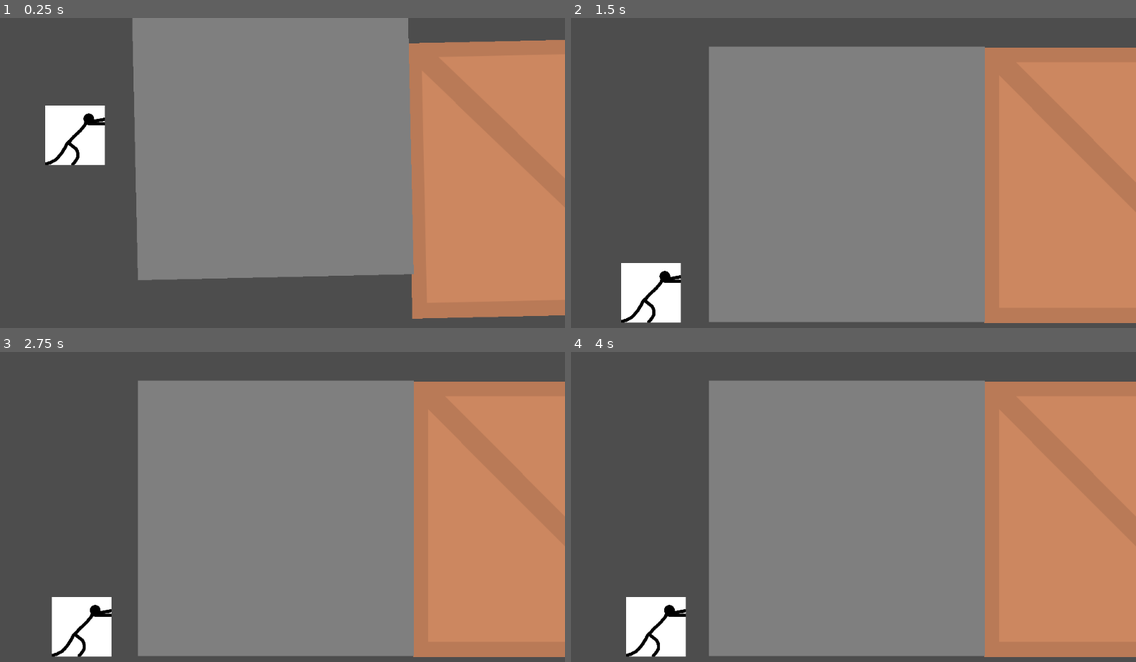
Above: before the commit, frames 1-4 (two rows, left to right).
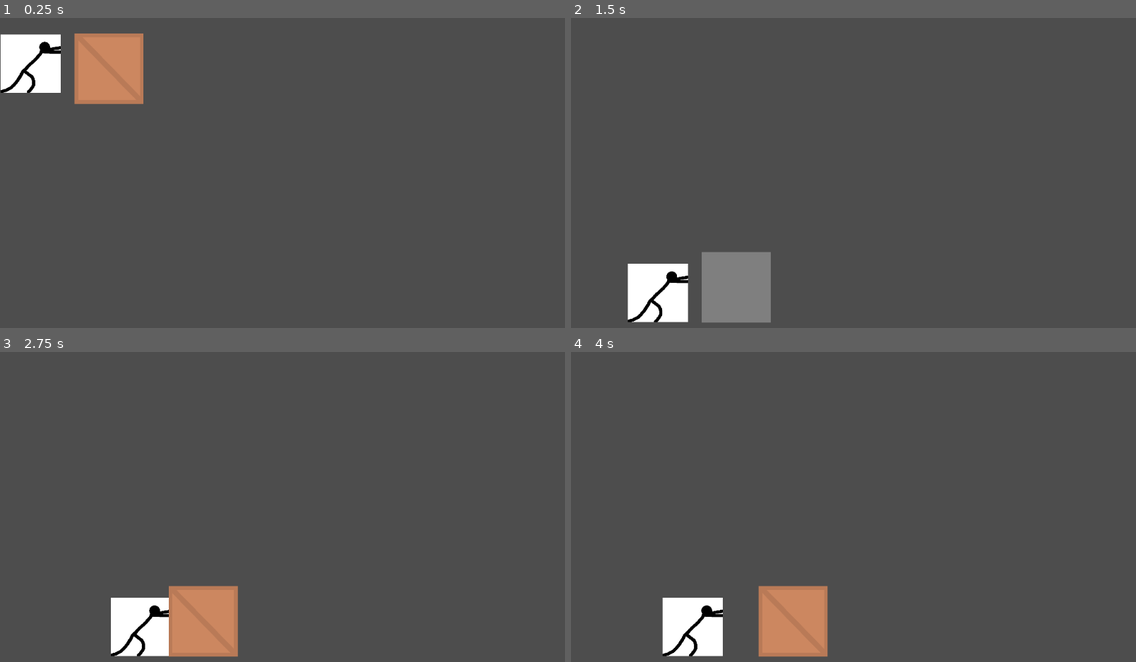
Above: after the commit, the same moments.

Repository: oleksandrkushnir1/lan-party-24-25
Game: Godot game, scene res://Scene/minigioco.tscn
Two runs of this game, one before a commit and one after it. Both use one fixed random seed, a clock stepped at 60 frames per second and the inputs below.
Inputs (mouse positions are in pixels of both pictures, inside the frame that each line leads up to):
- Up to frame 1 (0.25 s): no input
- Up to frame 2 (1.5 s): move the mouse to (977, 166) at 0.52 s; hold D (Destra) 0.53-1.28 s; click (977, 166) at 0.6 s; move the mouse to (740, 200) at 1.27 s; hold A (Sinistra) from 1.28 s (still down); click (740, 200) at 1.35 s
- Up to frame 3 (2.75 s): move the mouse to (339, 445) at 2.02 s; release A (Sinistra) at 2.03 s; hold D (Destra) from 2.03 s (still down); click (339, 445) at 2.1 s
- Up to frame 4 (4 s): move the mouse to (825, 584) at 2.77 s; click (825, 584) at 2.85 s; move the mouse to (1023, 565) at 3.52 s; release D (Destra) at 3.53 s; hold A (Sinistra) from 3.53 s (still down); click (1023, 565) at 3.6 s

The runs differ from the first frame. In frame 1, 71% of the frame differs, in the area x 0-100%, y 0-98%; in frame 2, 66%; in frame 3, 70%; in frame 4, 69%.

Commit message:
aggiunte

Diff:
--- /dev/null
+++ b/minigioco-di-fisica/Scene/box.tscn
@@ -0,0 +1,46 @@
+[gd_scene load_steps=7 format=3 uid="uid://bb1o2pjfsippq"]
+
+[ext_resource type="Script" path="res://Scripts/cassa.gd" id="1_elvmb"]
+[ext_resource type="Texture2D" uid="uid://h3mxwkwksdmv" path="res://Assets/CassaDiLegno(temp).png" id="1_sol78"]
+[ext_resource type="Texture2D" uid="uid://c7ntx0hko3ej5" path="res://Assets/CassaDiMetallo(temp).png" id="2_6lft6"]
+
+[sub_resource type="PhysicsMaterial" id="PhysicsMaterial_nn65o"]
+
+[sub_resource type="SpriteFrames" id="SpriteFrames_nso3o"]
+animations = [{
+"frames": [{
+"duration": 1.0,
+"texture": ExtResource("1_sol78")
+}],
+"loop": false,
+"name": &"legno",
+"speed": 5.0
+}, {
+"frames": [{
+"duration": 1.0,
+"texture": ExtResource("2_6lft6")
+}],
+"loop": false,
+"name": &"metallo",
+"speed": 5.0
+}]
+
+[sub_resource type="RectangleShape2D" id="RectangleShape2D_sbpge"]
+size = Vector2(125, 127)
+
+[node name="Box" type="RigidBody2D"]
+collision_layer = 2
+collision_mask = 2
+physics_material_override = SubResource("PhysicsMaterial_nn65o")
+lock_rotation = true
+script = ExtResource("1_elvmb")
+
+[node name="AnimatedSprite2D" type="AnimatedSprite2D" parent="."]
+position = Vector2(63, 64)
+scale = Vector2(0.25, 0.256)
+sprite_frames = SubResource("SpriteFrames_nso3o")
+animation = &"legno"
+
+[node name="CollisionShape2D2" type="CollisionShape2D" parent="."]
+position = Vector2(63.5, 64.5)
+shape = SubResource("RectangleShape2D_sbpge")
--- a/minigioco-di-fisica/Scene/cassa_di_legno.tscn
+++ /dev/null
@@ -1,17 +0,0 @@
-[gd_scene load_steps=3 format=3 uid="uid://dcuq1eu6y1otj"]
-
-[ext_resource type="Texture2D" uid="uid://h3mxwkwksdmv" path="res://Assets/CassaDiLegno(temp).png" id="1_w7600"]
-
-[sub_resource type="RectangleShape2D" id="RectangleShape2D_568fp"]
-size = Vector2(497, 500)
-
-[node name="Cassa di legno" type="RigidBody2D"]
-metadata/_edit_group_ = true
-
-[node name="CassaDiLegno(temp)" type="Sprite2D" parent="."]
-position = Vector2(249, 250)
-texture = ExtResource("1_w7600")
-
-[node name="CollisionShape2D" type="CollisionShape2D" parent="."]
-position = Vector2(249.5, 249)
-shape = SubResource("RectangleShape2D_568fp")
--- a/minigioco-di-fisica/Scene/cassa_di_metallo.tscn
+++ /dev/null
@@ -1,17 +0,0 @@
-[gd_scene load_steps=3 format=3 uid="uid://mux57v0khy3g"]
-
-[ext_resource type="Texture2D" uid="uid://c7ntx0hko3ej5" path="res://Assets/CassaDiMetallo(temp).png" id="1_gv8ng"]
-
-[sub_resource type="RectangleShape2D" id="RectangleShape2D_q13tw"]
-size = Vector2(498, 499)
-
-[node name="Cassa di metallo" type="RigidBody2D"]
-metadata/_edit_group_ = true
-
-[node name="CassaDiMetallo(temp)" type="Sprite2D" parent="."]
-position = Vector2(250, 249)
-texture = ExtResource("1_gv8ng")
-
-[node name="CollisionShape2D" type="CollisionShape2D" parent="."]
-position = Vector2(249, 250.5)
-shape = SubResource("RectangleShape2D_q13tw")
--- a/minigioco-di-fisica/Scene/minigioco.tscn
+++ b/minigioco-di-fisica/Scene/minigioco.tscn
@@ -1,8 +1,7 @@
-[gd_scene load_steps=5 format=3 uid="uid://xtd716pohaus"]
+[gd_scene load_steps=4 format=3 uid="uid://xtd716pohaus"]
 
 [ext_resource type="PackedScene" uid="uid://cnbpy7vs1c7gu" path="res://Scene/player.tscn" id="1_h4ygs"]
-[ext_resource type="PackedScene" uid="uid://dcuq1eu6y1otj" path="res://Scene/cassa_di_legno.tscn" id="2_fp5jy"]
-[ext_resource type="PackedScene" uid="uid://mux57v0khy3g" path="res://Scene/cassa_di_metallo.tscn" id="3_ua0s2"]
+[ext_resource type="PackedScene" uid="uid://bb1o2pjfsippq" path="res://Scene/box.tscn" id="2_0dd5a"]
 
 [sub_resource type="WorldBoundaryShape2D" id="WorldBoundaryShape2D_qihh5"]
 
@@ -15,21 +14,17 @@
 grow_horizontal = 2
 grow_vertical = 2
 
-[node name="MusicaDiSottofondo" type="AudioStreamPlayer" parent="."]
-autoplay = true
-
 [node name="Player" parent="." instance=ExtResource("1_h4ygs")]
-position = Vector2(165, 138)
+position = Vector2(56, 53)
 
 [node name="Pavimento" type="StaticBody2D" parent="."]
 position = Vector2(0, 553)
+collision_layer = 3
+collision_mask = 3
 metadata/_edit_group_ = true
 
 [node name="CollisionShape2D" type="CollisionShape2D" parent="Pavimento"]
 shape = SubResource("WorldBoundaryShape2D_qihh5")
 
-[node name="Cassa di legno" parent="." instance=ExtResource("2_fp5jy")]
-position = Vector2(471, 2)
-
-[node name="Cassa di metallo" parent="." instance=ExtResource("3_ua0s2")]
-position = Vector2(337, -62)
+[node name="Box" parent="." instance=ExtResource("2_0dd5a")]
+position = Vector2(135, 0)
--- a/minigioco-di-fisica/Scene/player.tscn
+++ b/minigioco-di-fisica/Scene/player.tscn
@@ -10,30 +10,31 @@
 "name": &"push",
 "speed": 5.0
 }, {
-"frames": [],
-"loop": true,
+"frames": [{
+"duration": 1.0,
+"texture": ExtResource("1_f4rkw")
+}],
+"loop": false,
 "name": &"walk",
 "speed": 5.0
 }]
 
 [sub_resource type="RectangleShape2D" id="RectangleShape2D_7ey0d"]
-size = Vector2(108.5, 107.25)
+size = Vector2(109.25, 107.25)
 
 [node name="Player" type="CharacterBody2D"]
-position = Vector2(1, 0)
+position = Vector2(55, 53)
+collision_layer = 3
 script = ExtResource("1_74tpl")
 metadata/_edit_group_ = true
 
 [node name="AnimatedSprite2D" type="AnimatedSprite2D" parent="."]
+position = Vector2(0, 0.999969)
+scale = Vector2(0.218, 0.212)
 sprite_frames = SubResource("SpriteFrames_x8dxb")
 animation = &"walk"
 autoplay = "walk"
 
-[node name="Omino(temp)" type="Sprite2D" parent="."]
-position = Vector2(55, 53.75)
-scale = Vector2(0.216, 0.215)
-texture = ExtResource("1_f4rkw")
-
 [node name="CollisionShape2D" type="CollisionShape2D" parent="."]
-position = Vector2(54, 54)
+position = Vector2(-0.625, 1)
 shape = SubResource("RectangleShape2D_7ey0d")
--- /dev/null
+++ b/minigioco-di-fisica/Scripts/cassa.gd
@@ -0,0 +1,16 @@
+extends RigidBody2D
+
+var vf = true
+var anims
+
+func _ready() -> void:
+	anims = $AnimatedSprite2D
+
+func _physics_process(delta: float) -> void:
+
+	if Input.is_action_just_pressed("Click") and vf == true:
+		anims.play("legno")
+		vf = false
+	elif Input.is_action_just_pressed("Click") and vf == false:
+		anims.play("metallo")
+		vf = true
--- a/minigioco-di-fisica/Scripts/player.gd
+++ b/minigioco-di-fisica/Scripts/player.gd
@@ -1,17 +1,20 @@
 extends CharacterBody2D
 
-var SPEED = 1000
+const SPEED = 1000
+var speed = 1
+var vf = true
 
 func _physics_process(delta: float) -> void:
+	_massa()
 
 	"""
 	Questo blocco definisce il movimento.
 	Il personaggi si muove solo se "A" O "D" tasto è permuto.
 	"""
 	if Input.is_action_pressed("Destra"):
-		velocity.x = (SPEED*delta)
+		velocity.x = (SPEED*speed*delta)
 	elif Input.is_action_pressed("Sinistra"):
-		velocity.x = -(SPEED*delta)
+		velocity.x = -(SPEED*speed*delta)
 	else:
 		velocity.x = 0
 
@@ -19,3 +22,11 @@
 	velocity += get_gravity() * delta
 
 	move_and_slide()
+
+func _massa() -> void:
+	if Input.is_action_just_pressed("Click") and vf == true:
+		vf = false
+		speed *= 10
+	elif Input.is_action_just_pressed("Click") and vf == false:
+		vf = true
+		speed = 1
--- a/minigioco-di-fisica/project.godot
+++ b/minigioco-di-fisica/project.godot
@@ -34,9 +34,10 @@
 "events": [Object(InputEventKey,"resource_local_to_scene":false,"resource_name":"","device":-1,"window_id":0,"alt_press …(191 unchanged characters)…
 ]
 }
-Left={
+Click={
 "deadzone": 0.5,
-"events": []
+"events": [Object(InputEventMouseButton,"resource_local_to_scene":false,"resource_name":"","device":-1,"window_id":0,"alt_pressed":false,"shift_pressed":false,"ctrl_pressed":false,"meta_pressed":false,"button_mask":1,"position":Vector2(134, 20),"global_position":Vector2(143, 66),"factor":1.0,"button_index":1,"canceled":false,"pressed":true,"double_click":false,"script":null)
+]
 }
 
 [input_devices]
